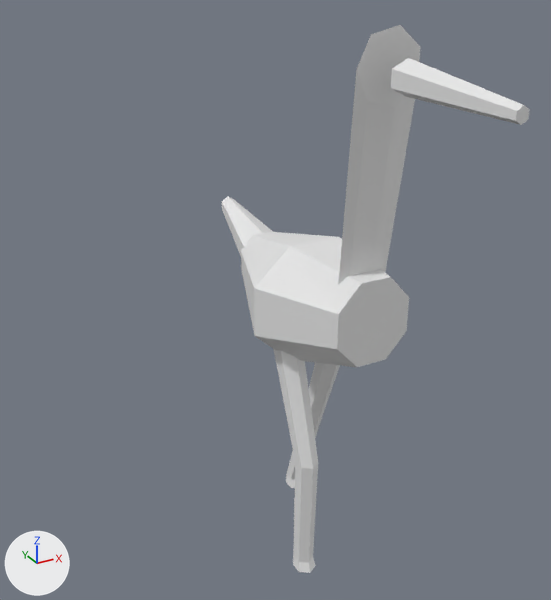
Two versions of the OBJ model data/animals/garca/walk/1.obj, one commit apart.
Both versions are drawn from a 50 mm lens placed at (-0.709, -1.137, 1.149), pointed at (-0.068, 0.027, 0.566). Lighting does not change. The marker at lower left points along +X, +Y and +Z. The first picture is the older version. Where no turn or scale is listed for an object, it has been applied to the vertices.

The scene before the commit, as lines of its bpy script (objects in view):
```python
me_garca_walk_1 = bpy.data.meshes.new('garca_walk_1')
me_garca_walk_1.from_pydata(...)  # 122 vertices, 220 faces; spans x -0.127..0.127, y -0.453..0.402, z 0.0..1.069
ob_garca_walk_1 = bpy.data.objects.new('garca_walk_1', me_garca_walk_1)
ob_garca_walk_1.location = (0.0, 0.0, 0.0)
```
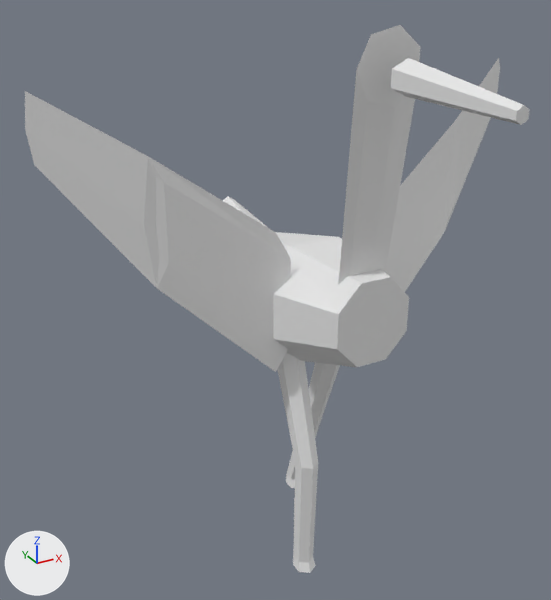
Boxes [x1, y1, x2, y2] around the edits, measured in the pictures (551 x 600 px):
'garca_walk_1', reshaped (64% wider)
    before: [222, 25, 530, 573]
    after: [25, 25, 530, 573]
part 1 of me_garca_walk_1, added
    after: [25, 91, 291, 372]
part 2 of me_garca_walk_1, added
    after: [385, 58, 500, 292]

Diff of the bpy script that builds the scene:
```diff
--- a/data/animals/garca/walk/1.obj.py
+++ b/data/animals/garca/walk/1.obj.py
@@ me_garca_walk_1 @@
 # used by ob_garca_walk_1; location = (0.0, 0.0, 0.0)
-me_garca_walk_1.from_pydata(...)  # 122 vertices, 220 faces; spans x -0.127..0.127, y -0.453..0.402, z 0.0..1.069
+me_garca_walk_1.from_pydata(...)  # 156 vertices, 280 faces; spans x -0.48..0.478, y -0.453..0.402, z 0.0..1.069
+# me_garca_walk_1 part 1: a new loose piece of 17 vertices spanning x -0.48..-0.082, y -0.054..0.066, z 0.458..0.977
+# me_garca_walk_1 part 2: a new loose piece of 17 vertices spanning x 0.078..0.478, y -0.055..0.066, z 0.458..0.977
```
